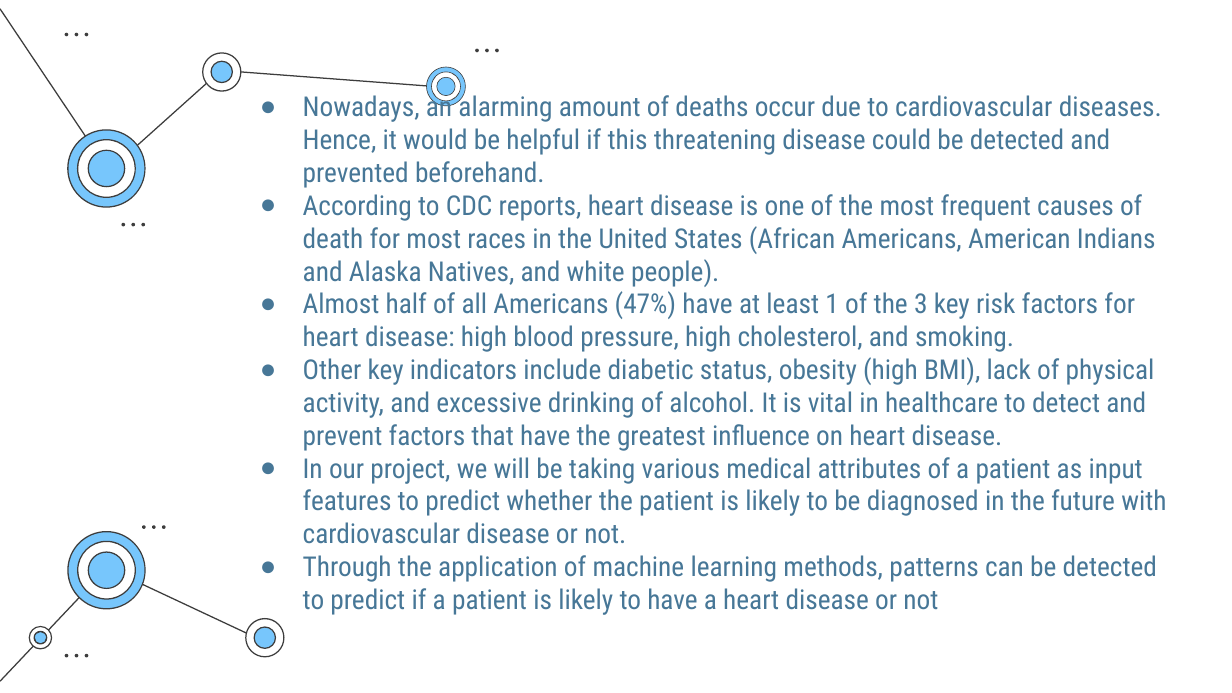
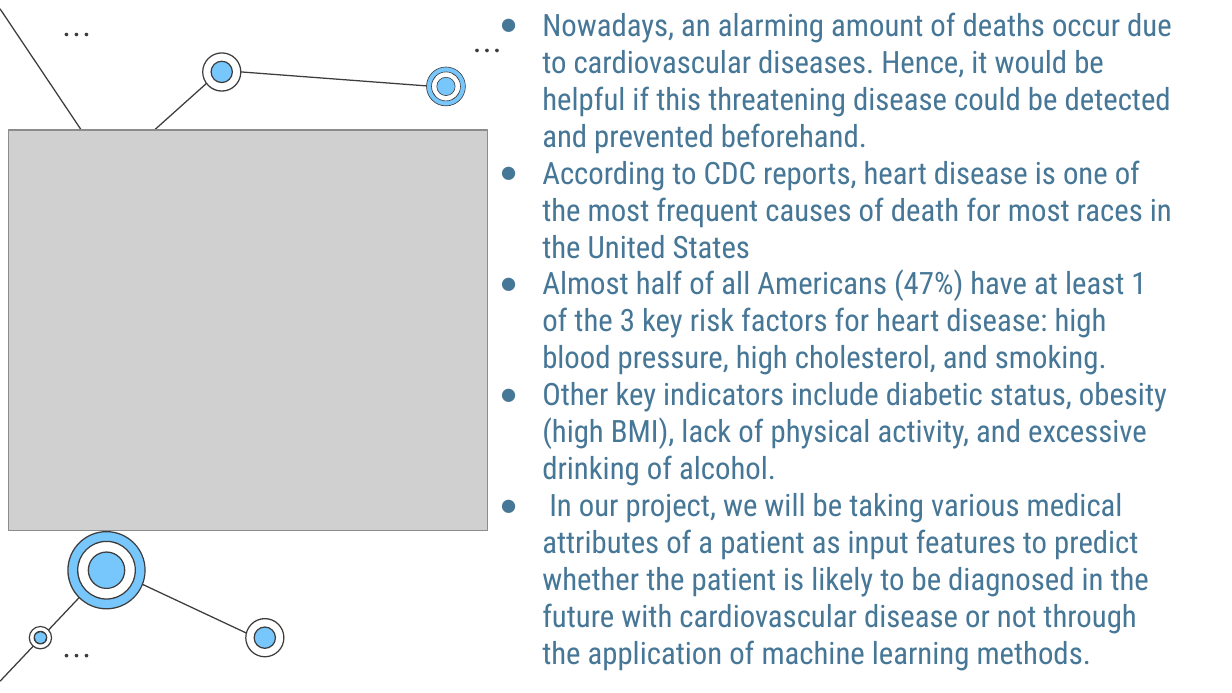
Before and after one commit to NAyeshaKhan/Heart-Disease-Prediction, a slide deck: slide 2 of Heart Disease Prediction System.pptx (slide 3 before the commit). Drawn at 1232x693 pixels with LibreOffice and Linux fonts; fonts in the diff are those of the drawing; grey boxes stand for pictures. Boxes give left, top, right and bottom in pixels: in the first picture for what was removed or moved away, otherwise in the second. Text is boxed around its words. In the diff, an @@ line names an element or a change of style, - is before the commit and + after.

```diff
--- a/Heart Disease Prediction System.pptx
+++ b/Heart Disease Prediction System.pptx
@@ text "Nowadays, an alarming amount of ...": place and size @@
-text "Nowadays, an alarming amount of ..." at [303, 91, 1166, 615]
+text "Nowadays, an alarming amount of ..." at [542, 12, 1172, 671]
@@ text at [542, 12, 1172, 375]: size 16 to 18 pt in "Nowadays, an alarming amount of deaths occur ...", "Almost half of all Americans (47%) have ..." @@
@@ picture added at [9, 131, 488, 531] @@
@@ group removed at [78, 139, 137, 198]: 4 freeform shapes @@
@@ text at [542, 160, 1172, 259]: text changed; size 16 to 18 pt @@
-● According to CDC reports, heart disease is one of the most frequent causes of death for most races in the United States (African Americans, American Indians and Alaska Natives, and white people).
+● According to CDC reports, heart disease is one of the most frequent causes of death for most races in the United States
@@ ellipse removed at [122, 223, 126, 227] @@
@@ ellipse removed at [132, 223, 136, 227] @@
@@ ellipse removed at [142, 223, 145, 227] @@
@@ text at [542, 382, 1167, 671]: text changed; size 16 to 18 pt @@
-● Other key indicators include diabetic status, obesity (high BMI), lack of physical activity, and excessive drinking of alcohol. It is vital in healthcare to detect and prevent factors that have the greatest influence on heart disease.
-● In our project, we will be taking various medical attributes of a patient as input features to predict whether the patient is likely to be diagnosed in the future with cardiovascular disease or not.
-● Through the application of machine learning methods, patterns can be detected to predict if a patient is likely to have a heart disease or not
+● Other key indicators include diabetic status, obesity (high BMI), lack of physical activity, and excessive drinking of alcohol.
+● In our project, we will be taking various medical attributes of a patient as input features to predict whether the patient is likely to be diagnosed in the future with cardiovascular disease or not through the application of machine learning methods.
@@ ellipse removed at [142, 525, 145, 529] @@
@@ ellipse removed at [152, 525, 155, 529] @@
@@ ellipse removed at [161, 525, 165, 529] @@
```
Also in this commit, not shown: 6 other slides changed, 8 slides added, 2 slides removed.
